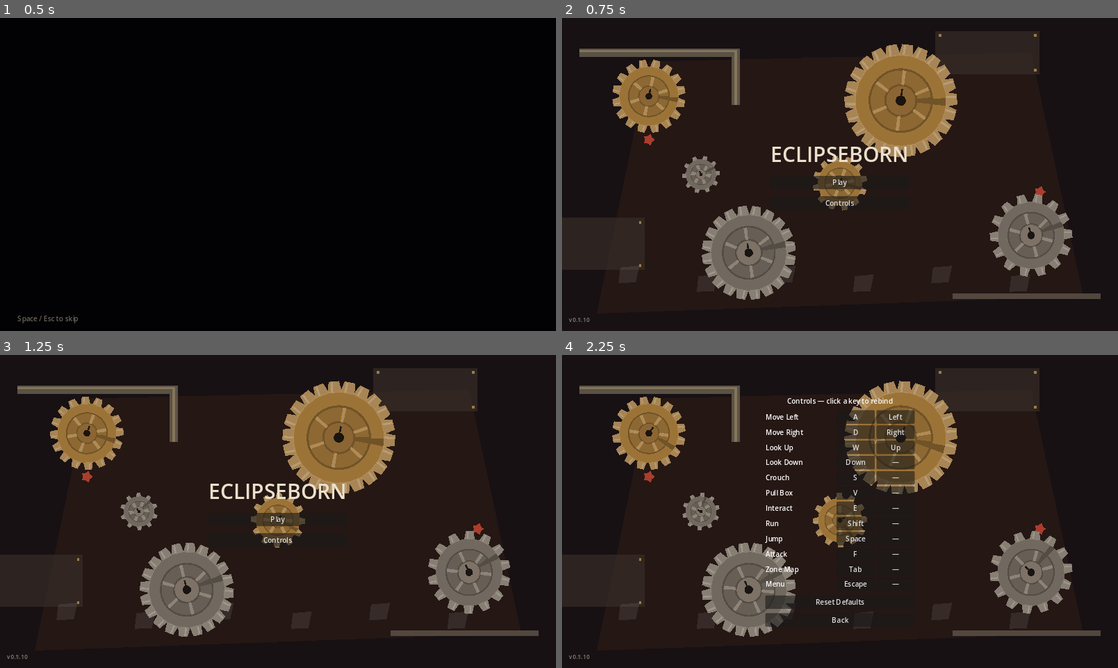
Above: before the commit, frames 1-4 (two rows, left to right).
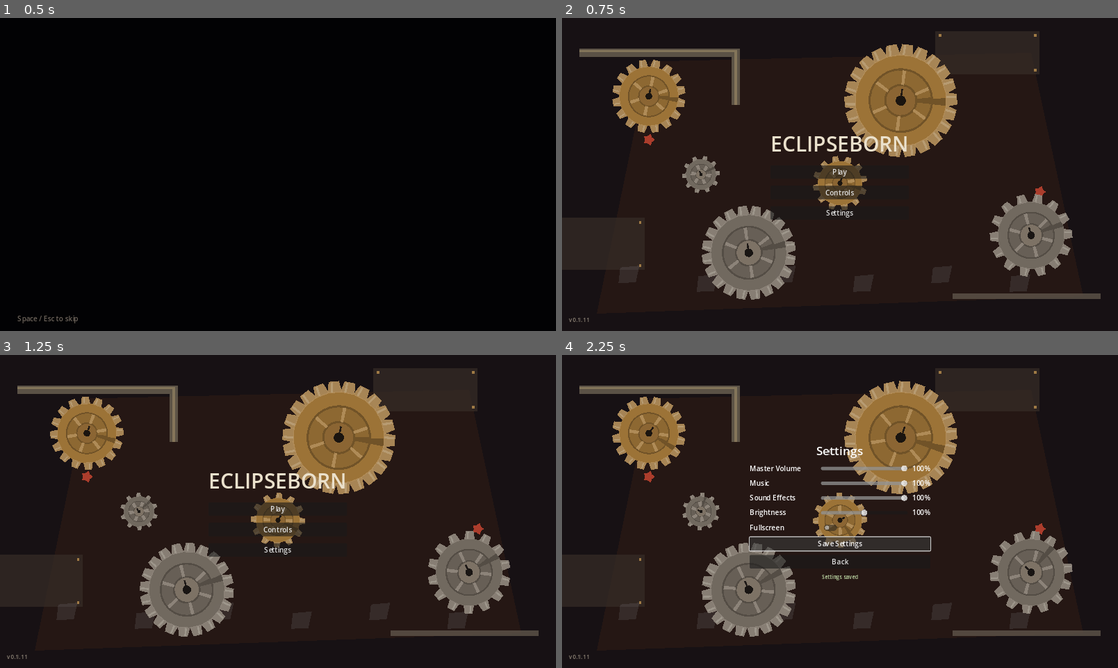
Above: after the commit, the same moments.

Repository: lukezhang2/Eclipseborn
Game: Godot game, scene res://scenes/ui/BootSplash.tscn
Two runs of this game, one before a commit and one after it. Both use one fixed random seed, a clock stepped at 60 frames per second and the inputs below.
Inputs (mouse positions are in pixels of both pictures, inside the frame that each line leads up to):
- Up to frame 1 (0.5 s): no input
- Up to frame 2 (0.75 s): tap Enter at 0.5 s; move the mouse to (962, 158) at 0.52 s; hold D (move_right) from 0.53 s (still down); hold F (attack) from 0.53 s (still down); click (962, 158) at 0.67 s
- Up to frame 3 (1.25 s): keep holding D (move_right); keep holding F (attack); tap Space (jump) at 0.77 s
- Up to frame 4 (2.25 s): release D (move_right) at 1.25 s; release F (attack) at 1.25 s; click (840, 549) at 1.25 s, where only the run after the commit has a clickable "Settings"; click (840, 542) at 2 s, where only the run after the commit has a clickable "Save Settings"

Frame 1 is identical in both runs. In frame 2, 1.8% of the frame differs, in the area x 4-62%, y 37-98%; in frame 3, 1.8%; in frame 4, 6.1%, in the area x 4-67%, y 13-98%.

Commit message:
v0.1.11: Settings on the title menu too.
Players could only change volume/brightness/fullscreen mid-game. The
settings screen moves into a shared SettingsPanel used by both the
title menu (Back) and the pause menu (Back to Game), so the two stay
in sync. Not yet run in Godot; web export not rebuilt.

Co-Authored-By: Claude Opus 5.5 <noreply@anthropic.com>

Diff:
--- a/project.godot
+++ b/project.godot
@@ -7,7 +7,7 @@
 
 config/name="Eclipseborn"
 config/description="You aren't moving platforms. You're changing what counts as a platform."
-config/version="0.1.10"
+config/version="0.1.11"
 run/main_scene="res://scenes/ui/BootSplash.tscn"
 config/features=PackedStringArray("4.3", "Forward Plus")
 config/icon="res://icon.svg"
--- a/scenes/ui/TitleMenu.tscn
+++ b/scenes/ui/TitleMenu.tscn
@@ -56,6 +56,10 @@
 layout_mode = 2
 text = "Controls"
 
+[node name="SettingsButton" type="Button" parent="Center/Main"]
+layout_mode = 2
+text = "Settings"
+
 [node name="PlaySlots" type="VBoxContainer" parent="Center"]
 visible = false
 layout_mode = 2
@@ -96,6 +100,7 @@
 
 [connection signal="pressed" from="Center/Main/PlayButton" to="." method="_on_play_pressed"]
 [connection signal="pressed" from="Center/Main/ControlsButton" to="." method="_on_controls_pressed"]
+[connection signal="pressed" from="Center/Main/SettingsButton" to="." method="_on_settings_pressed"]
 [connection signal="pressed" from="Center/PlaySlots/BackButton" to="." method="_on_back_pressed"]
 [connection signal="pressed" from="Center/Controls/ResetButton" to="." method="_on_reset_controls"]
 [connection signal="pressed" from="Center/Controls/BackButton" to="." method="_on_back_pressed"]
--- a/scripts/ui/PauseMenu.gd
+++ b/scripts/ui/PauseMenu.gd
@@ -6,20 +6,16 @@
 @onready var controls_box: VBoxContainer = $Root/Center/Controls
 @onready var controls_list: VBoxContainer = $Root/Center/Controls/List
 
-var settings_box: VBoxContainer
-var _master_slider: HSlider
-var _music_slider: HSlider
-var _sfx_slider: HSlider
-var _brightness_slider: HSlider
-var _fullscreen_check: CheckButton
-var _saved_label: Label
+var settings_box: SettingsPanel
 
 
 func _ready() -> void:
 	process_mode = Node.PROCESS_MODE_ALWAYS
 	root.visible = false
 	controls_box.visible = false
-	_build_settings()
+	settings_box = SettingsPanel.new("Back to Game")
+	$Root/Center.add_child(settings_box)
+	settings_box.closed.connect(close)
 	InputMapManager.bindings_changed.connect(_build_controls)
 
 
@@ -30,7 +26,7 @@
 			get_viewport().set_input_as_handled()
 			return
 		if root.visible and settings_box.visible:
-			Settings.revert()
+			settings_box.cancel()  # Esc backs out to the pause menu, not the game.
 			_show_main()
 			get_viewport().set_input_as_handled()
 			return
@@ -71,107 +67,7 @@
 
 func _show_settings() -> void:
 	main_box.visible = false
-	settings_box.visible = true
-	_saved_label.text = ""
-	_sync_settings_ui()
-	_master_slider.grab_focus()
-
-
-func _build_settings() -> void:
-	settings_box = VBoxContainer.new()
-	settings_box.add_theme_constant_override("separation", 10)
-	settings_box.visible = false
-	$Root/Center.add_child(settings_box)
-
-	var title := Label.new()
-	title.text = "Settings"
-	title.add_theme_font_size_override("font_size", 28)
-	title.horizontal_alignment = HORIZONTAL_ALIGNMENT_CENTER
-	settings_box.add_child(title)
-
-	_master_slider = _add_slider("Master Volume", 0, 100, Settings.set_master_volume)
-	_music_slider = _add_slider("Music", 0, 100, Settings.set_music_volume)
-	_sfx_slider = _add_slider("Sound Effects", 0, 100, Settings.set_sfx_volume)
-	_brightness_slider = _add_slider("Brightness",
-		Settings.MIN_BRIGHTNESS * 100, Settings.MAX_BRIGHTNESS * 100, Settings.set_brightness)
-
-	var full_row := HBoxContainer.new()
-	var full_l := Label.new()
-	full_l.text = "Fullscreen"
-	full_l.custom_minimum_size.x = 160
-	full_row.add_child(full_l)
-	_fullscreen_check = CheckButton.new()
-	_fullscreen_check.toggled.connect(Settings.set_fullscreen)
-	full_row.add_child(_fullscreen_check)
-	settings_box.add_child(full_row)
-
-	var save_btn := Button.new()
-	save_btn.text = "Save Settings"
-	save_btn.pressed.connect(_on_save_settings)
-	settings_box.add_child(save_btn)
-
-	var back_btn := Button.new()
-	back_btn.text = "Back to Game"
-	back_btn.pressed.connect(_on_settings_back_to_game)
-	settings_box.add_child(back_btn)
-
-	_saved_label = Label.new()
-	_saved_label.add_theme_font_size_override("font_size", 12)
-	_saved_label.add_theme_color_override("font_color", Color(0.75, 0.85, 0.65))
-	_saved_label.horizontal_alignment = HORIZONTAL_ALIGNMENT_CENTER
-	settings_box.add_child(_saved_label)
-
-
-## Slider shows whole percents; the setter gets the value as a fraction (70% → 0.7).
-func _add_slider(label: String, min_v: float, max_v: float, setter: Callable) -> HSlider:
-	var row := HBoxContainer.new()
-	var name_l := Label.new()
-	name_l.text = label
-	name_l.custom_minimum_size.x = 160
-	row.add_child(name_l)
-	var slider := HSlider.new()
-	slider.min_value = min_v
-	slider.max_value = max_v
-	slider.step = 1
-	slider.custom_minimum_size = Vector2(200, 24)
-	slider.size_flags_vertical = Control.SIZE_SHRINK_CENTER
-	row.add_child(slider)
-	var value_l := Label.new()
-	value_l.custom_minimum_size.x = 48
-	value_l.horizontal_alignment = HORIZONTAL_ALIGNMENT_RIGHT
-	row.add_child(value_l)
-	slider.value_changed.connect(func(v: float) -> void:
-		value_l.text = "%d%%" % int(v)
-		setter.call(v / 100.0)
-		_saved_label.text = ""
-	)
-	settings_box.add_child(row)
-	return slider
-
-
-func _sync_settings_ui() -> void:
-	var pairs := [
-		[_master_slider, Settings.master_volume],
-		[_music_slider, Settings.music_volume],
-		[_sfx_slider, Settings.sfx_volume],
-		[_brightness_slider, Settings.brightness],
-	]
-	for pair in pairs:
-		var slider: HSlider = pair[0]
-		slider.set_value_no_signal(roundf(pair[1] * 100))
-		slider.value_changed.emit(slider.value)  # Refresh the % label.
-	_fullscreen_check.set_pressed_no_signal(Settings.is_fullscreen())
-	_saved_label.text = ""
-
-
-func _on_save_settings() -> void:
-	Settings.save_settings()
-	_saved_label.text = "Settings saved"
-
-
-func _on_settings_back_to_game() -> void:
-	Settings.revert()
-	close()
+	settings_box.open()
 
 
 func _build_controls() -> void:
--- /dev/null
+++ b/scripts/ui/SettingsPanel.gd
@@ -0,0 +1,119 @@
+extends VBoxContainer
+class_name SettingsPanel
+## Settings screen shared by the title menu and the pause menu.
+## Sliders preview live; Save writes them; the back button (or cancel()) drops unsaved changes.
+
+signal closed
+
+var _master_slider: HSlider
+var _music_slider: HSlider
+var _sfx_slider: HSlider
+var _brightness_slider: HSlider
+var _fullscreen_check: CheckButton
+var _saved_label: Label
+
+
+func _init(back_label: String = "Back") -> void:
+	add_theme_constant_override("separation", 10)
+	visible = false
+
+	var title := Label.new()
+	title.text = "Settings"
+	title.add_theme_font_size_override("font_size", 28)
+	title.horizontal_alignment = HORIZONTAL_ALIGNMENT_CENTER
+	add_child(title)
+
+	_master_slider = _add_slider("Master Volume", 0, 100, Settings.set_master_volume)
+	_music_slider = _add_slider("Music", 0, 100, Settings.set_music_volume)
+	_sfx_slider = _add_slider("Sound Effects", 0, 100, Settings.set_sfx_volume)
+	_brightness_slider = _add_slider("Brightness",
+		Settings.MIN_BRIGHTNESS * 100, Settings.MAX_BRIGHTNESS * 100, Settings.set_brightness)
+
+	var full_row := HBoxContainer.new()
+	var full_l := Label.new()
+	full_l.text = "Fullscreen"
+	full_l.custom_minimum_size.x = 160
+	full_row.add_child(full_l)
+	_fullscreen_check = CheckButton.new()
+	_fullscreen_check.toggled.connect(Settings.set_fullscreen)
+	full_row.add_child(_fullscreen_check)
+	add_child(full_row)
+
+	var save_btn := Button.new()
+	save_btn.text = "Save Settings"
+	save_btn.pressed.connect(_on_save)
+	add_child(save_btn)
+
+	var back_btn := Button.new()
+	back_btn.text = back_label
+	back_btn.pressed.connect(func() -> void:
+		cancel()
+		closed.emit()
+	)
+	add_child(back_btn)
+
+	_saved_label = Label.new()
+	_saved_label.add_theme_font_size_override("font_size", 12)
+	_saved_label.add_theme_color_override("font_color", Color(0.75, 0.85, 0.65))
+	_saved_label.horizontal_alignment = HORIZONTAL_ALIGNMENT_CENTER
+	add_child(_saved_label)
+
+
+## Show the panel with the current settings filled in.
+func open() -> void:
+	visible = true
+	_sync()
+	_master_slider.grab_focus()
+
+
+## Drop unsaved changes and hide. The back button also emits `closed`.
+func cancel() -> void:
+	Settings.revert()
+	visible = false
+
+
+## Slider shows whole percents; the setter gets the value as a fraction (70% → 0.7).
+func _add_slider(label: String, min_v: float, max_v: float, setter: Callable) -> HSlider:
+	var row := HBoxContainer.new()
+	var name_l := Label.new()
+	name_l.text = label
+	name_l.custom_minimum_size.x = 160
+	row.add_child(name_l)
+	var slider := HSlider.new()
+	slider.min_value = min_v
+	slider.max_value = max_v
+	slider.step = 1
+	slider.custom_minimum_size = Vector2(200, 24)
+	slider.size_flags_vertical = Control.SIZE_SHRINK_CENTER
+	row.add_child(slider)
+	var value_l := Label.new()
+	value_l.custom_minimum_size.x = 48
+	value_l.horizontal_alignment = HORIZONTAL_ALIGNMENT_RIGHT
+	row.add_child(value_l)
+	slider.value_changed.connect(func(v: float) -> void:
+		value_l.text = "%d%%" % int(v)
+		setter.call(v / 100.0)
+		_saved_label.text = ""
+	)
+	add_child(row)
+	return slider
+
+
+func _sync() -> void:
+	var pairs := [
+		[_master_slider, Settings.master_volume],
+		[_music_slider, Settings.music_volume],
+		[_sfx_slider, Settings.sfx_volume],
+		[_brightness_slider, Settings.brightness],
+	]
+	for pair in pairs:
+		var slider: HSlider = pair[0]
+		slider.set_value_no_signal(roundf(pair[1] * 100))
+		slider.value_changed.emit(slider.value)  # Refresh the % label.
+	_fullscreen_check.set_pressed_no_signal(Settings.is_fullscreen())
+	_saved_label.text = ""
+
+
+func _on_save() -> void:
+	Settings.save_settings()
+	_saved_label.text = "Settings saved"
--- a/scripts/ui/TitleMenu.gd
+++ b/scripts/ui/TitleMenu.gd
@@ -7,6 +7,8 @@
 @onready var controls_panel: VBoxContainer = $Center/Controls
 @onready var slots_box: VBoxContainer = $Center/PlaySlots/Slots
 @onready var controls_list: VBoxContainer = $Center/Controls/List
+
+var settings_panel: SettingsPanel
 
 var _confirm_layer: Control = null
 var _pw_layer: Control = null
@@ -18,6 +20,9 @@
 	_ensure_gear_bg()
 	_hide_tagline()
 	_add_version_label()
+	settings_panel = SettingsPanel.new("Back")
+	$Center.add_child(settings_panel)
+	settings_panel.closed.connect(_show_main)
 	_show_main()
 	_build_slots()
 	_build_controls()
@@ -141,12 +146,14 @@
 	main_panel.visible = true
 	play_panel.visible = false
 	controls_panel.visible = false
+	settings_panel.visible = false
 
 
 func _show_play() -> void:
 	main_panel.visible = false
 	play_panel.visible = true
 	controls_panel.visible = false
+	settings_panel.visible = false
 	_build_slots()
 
 
@@ -154,6 +161,7 @@
 	main_panel.visible = false
 	play_panel.visible = false
 	controls_panel.visible = true
+	settings_panel.visible = false
 	_build_controls()
 
 
@@ -289,6 +297,13 @@
 	_show_controls()
 
 
+func _on_settings_pressed() -> void:
+	main_panel.visible = false
+	play_panel.visible = false
+	controls_panel.visible = false
+	settings_panel.open()
+
+
 func _on_back_pressed() -> void:
 	_show_main()
 
Not shown, changed: AI planning.md
